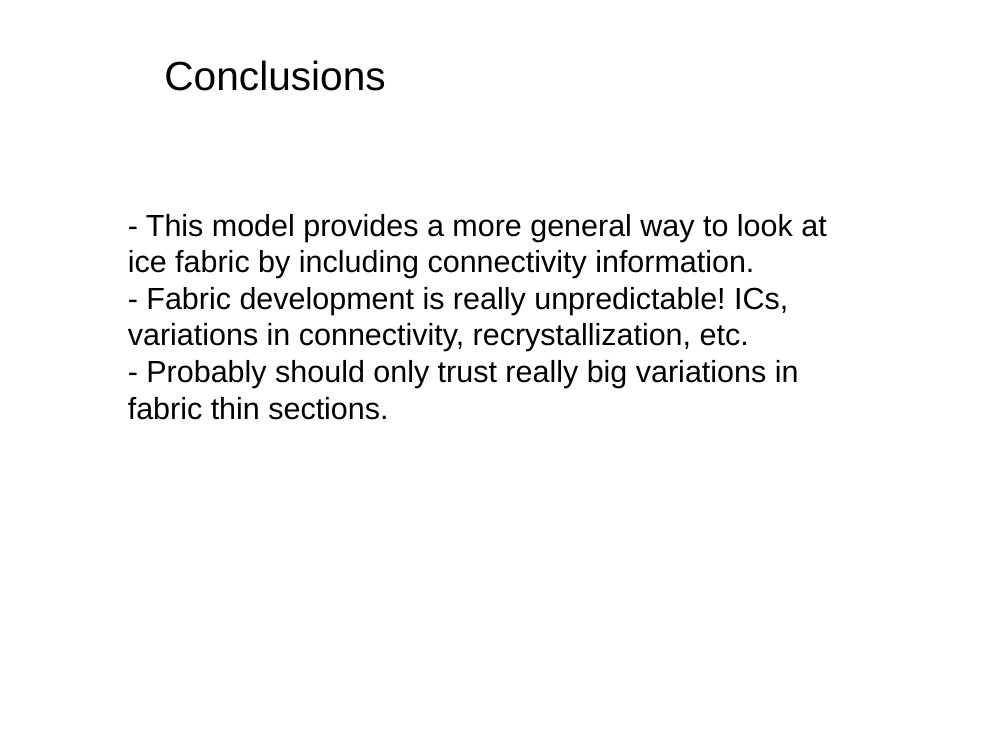
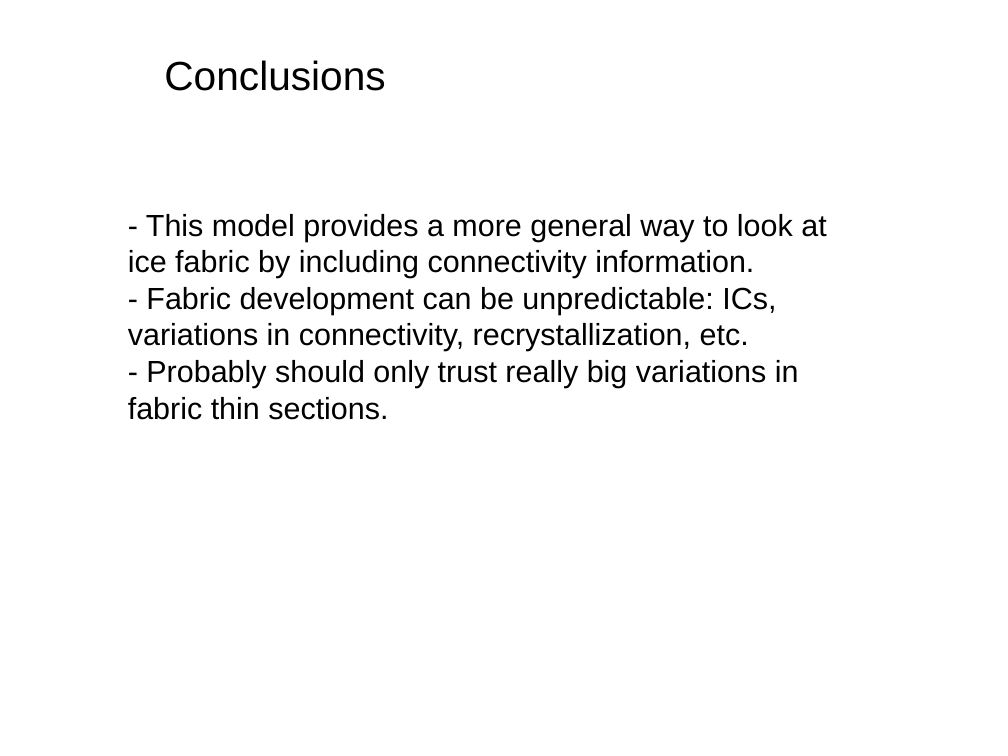
Before and after one commit to jokulhlaup/rbf, a slide deck: slide 10 of manus/glunch.odp. Drawn at 1008x756 pixels with LibreOffice and Linux fonts; fonts in the diff are those of the drawing. Boxes give left, top, right and bottom in pixels: in the first picture for what was removed or moved away, otherwise in the second. Text is boxed around its words. In the diff, an @@ line names an element or a change of style, - is before the commit and + after.

```diff
--- a/manus/glunch.odp
+++ b/manus/glunch.odp
@@ text at (x1=128, y1=287, x2=776, y2=351): text changed @@
-- Fabric development is really unpredictable! ICs, variations in connectivity, recrystallization, etc.
+- Fabric development can be unpredictable: ICs, variations in connectivity, recrystallization, etc.
```
Also in this commit, not shown: 2 other slides changed, 7 other files.
